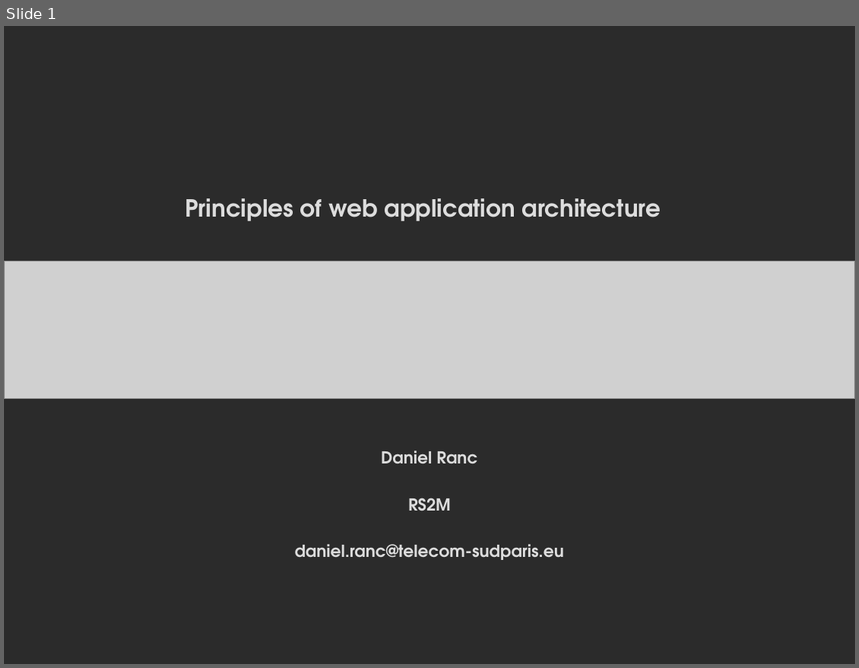
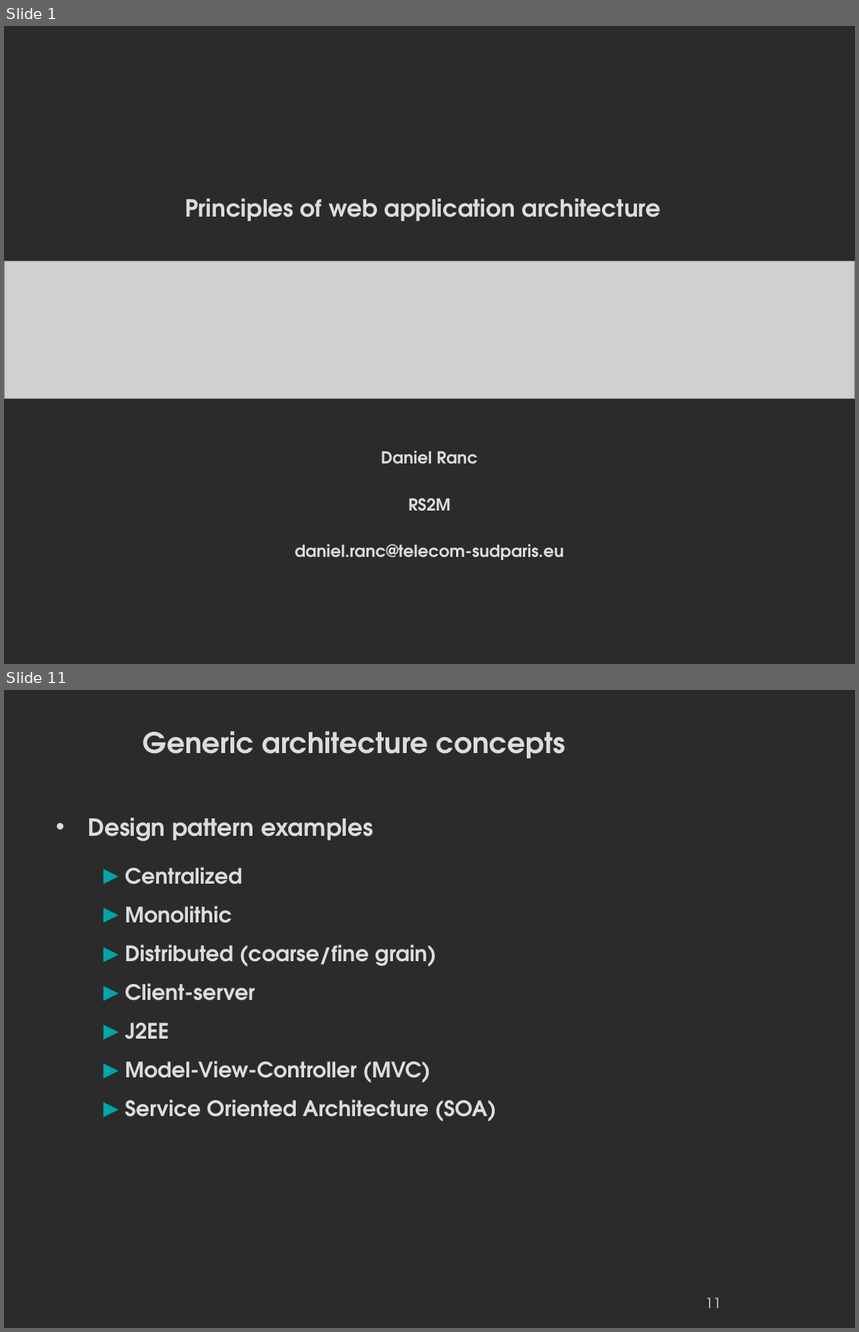
Before and after one commit to danielausparis/arch, a slide deck: archi-web.odp. Shown one above the other, each under a label of ours: slide 1 before the commit, slides 1 and 11 after it; the slides between them are not shown. The pictures are 859x668 and 859x1332 pixels, drawn with LibreOffice and Linux fonts; fonts in the diff are those of the drawing; grey boxes stand for pictures; background and template pictures are left out; a plain dark background stands for a picture behind light text. Boxes give left, top, right and bottom in pixels: in the first picture for what was removed or moved away, otherwise in the second. Text is boxed around its words. In the diff, an @@ line names an element or a change of style, - is before the commit and + after.

```diff
--- a/archi-web.odp
+++ b/archi-web.odp
@@ slide 11 added at box(4, 690, 855, 1328), background picture (left out) @@
@@ title added at box(143, 731, 566, 758), 24 pt, text #DDDDDD, bold @@
+Generic architecture concepts
@@ text added at box(88, 818, 496, 1122), 18 pt, text #DDDDDD, bold @@
+• Design pattern examples
+  ► Centralized
+  ► Monolithic
+  ► Distributed (coarse/fine grain)
+  ► Client-server
+  ► J2EE
+  ► Model-View-Controller (MVC)
+  ► Service Oriented Architecture (SOA)
@@ page number added at box(705, 1298, 721, 1309), 12 pt, text #DDDDDD @@
+11
```
Also in this commit, not shown: 1 slide changed, 13 other slides added, 1 slide removed.
